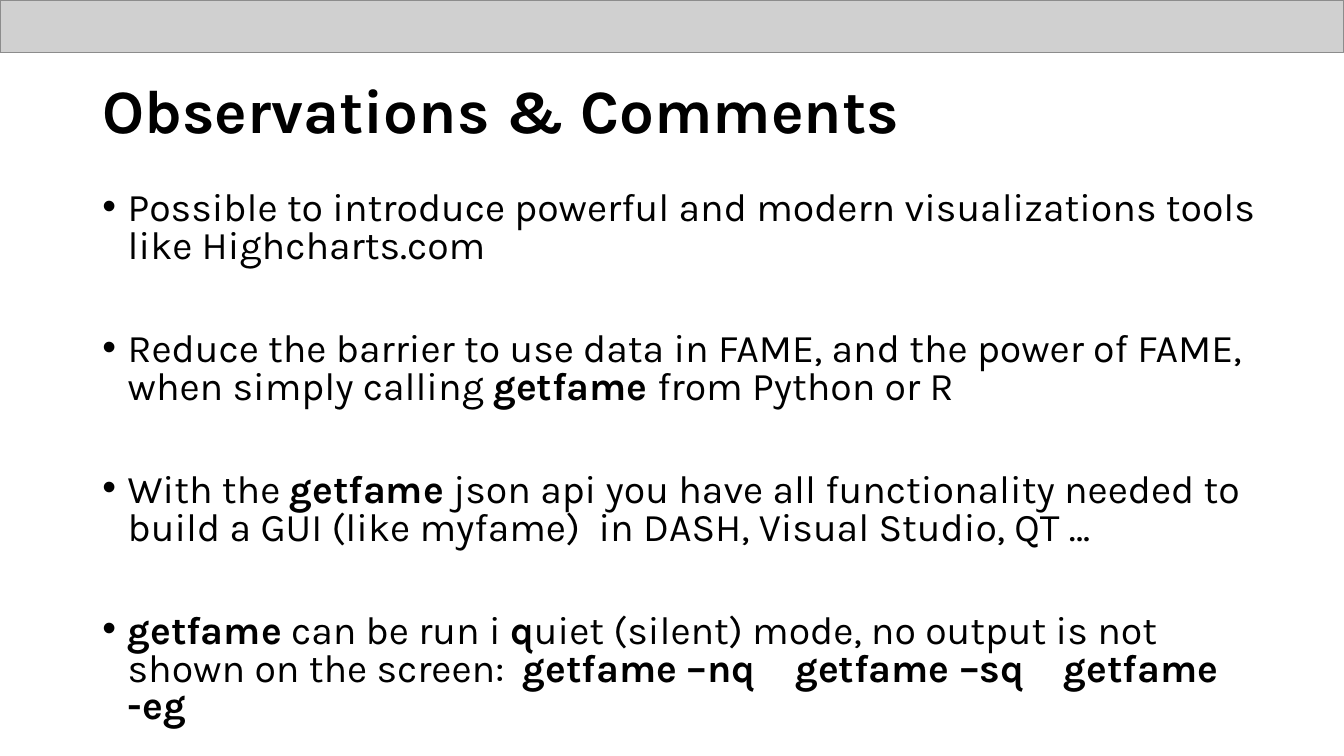
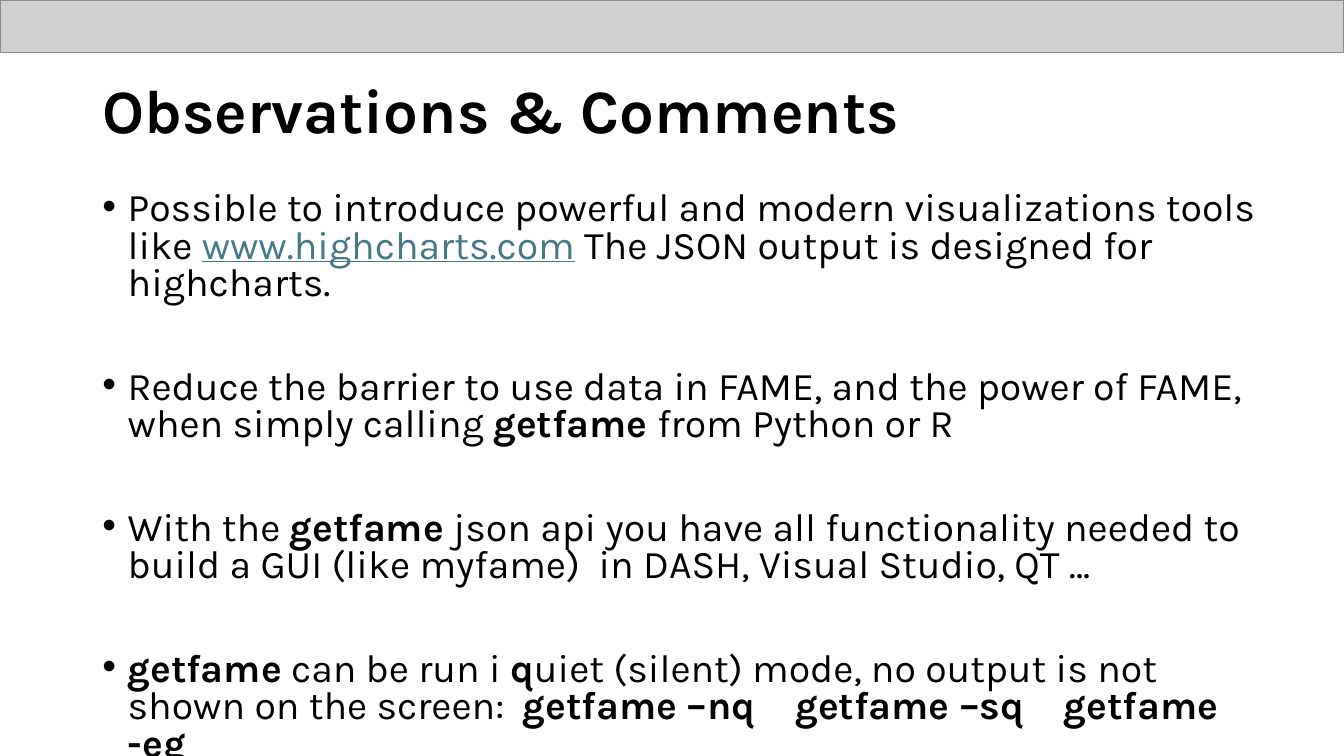
Before and after one commit to eriksoeb/getfame, a slide deck: slide 16 of getfame.pptx (slide 15 before the commit). Drawn at 1344x756 pixels with LibreOffice and Linux fonts; fonts in the diff are those of the drawing; grey boxes stand for pictures. Boxes give left, top, right and bottom in pixels: in the first picture for what was removed or moved away, otherwise in the second. Text is boxed around its words. In the diff, an @@ line names an element or a change of style, - is before the commit and + after.

```diff
--- a/getfame.pptx
+++ b/getfame.pptx
@@ text at [128, 194, 1255, 306]: text changed @@
-• Possible to introduce powerful and modern visualizations tools like Highcharts.com
+• Possible to introduce powerful and modern visualizations tools like www.highcharts.com The JSON output is designed for highcharts.
```
Also in this commit, not shown: 8 other slides changed, 1 slide added, 1 other file.
